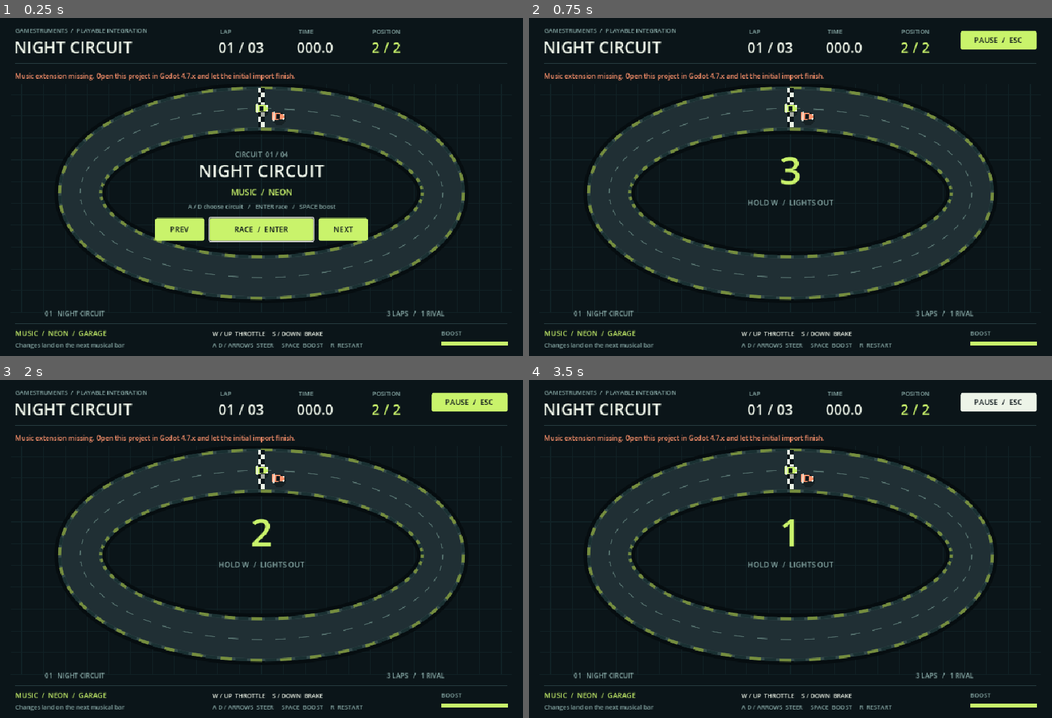
Above: before the commit, frames 1-4 (two rows, left to right).
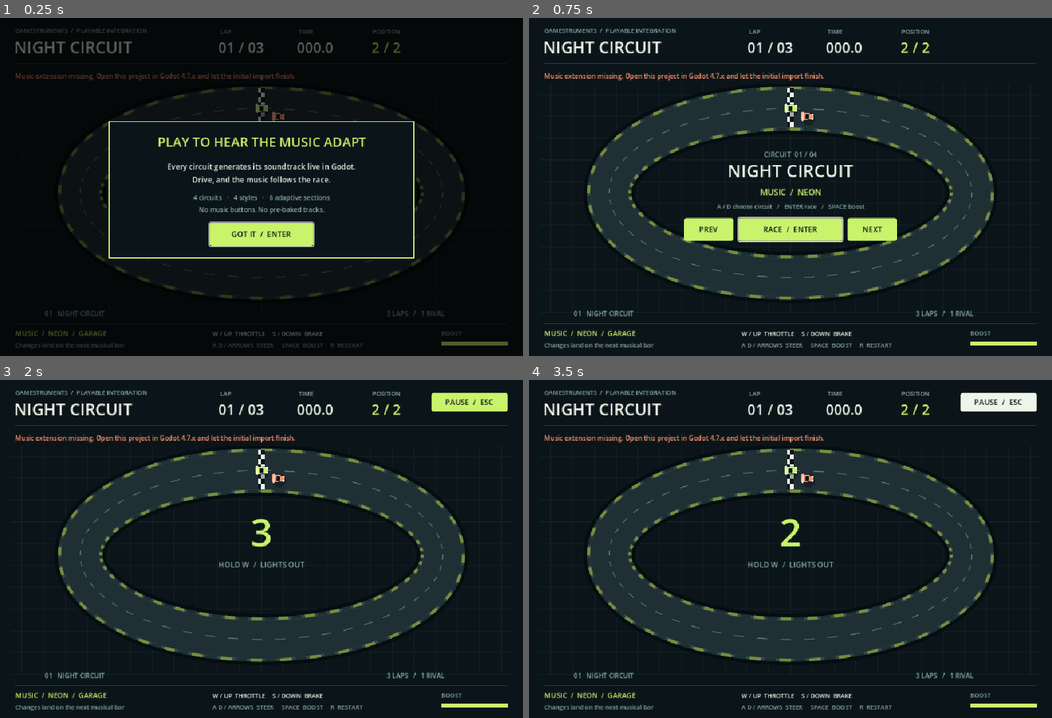
Above: after the commit, the same moments.

Repository: jfrader/gamestruments
Game: Godot game, scene res://kit_demo.tscn
The game is run twice, just before and just after one commit, with the same random seed, the same clock (stepped at 60 frames per second) and the same inputs.
Inputs (mouse positions are in pixels of both pictures, inside the frame that each line leads up to):
- Up to frame 1 (0.25 s): no input
- Up to frame 2 (0.75 s): click (790, 230) at 0.5 s, where only the run before the commit has a clickable "RACE / ENTER"
- Up to frame 3 (2 s): click (261, 592) at 1.25 s, where only the run after the commit has a clickable "RACE / ENTER"
- Up to frame 4 (3.5 s): click "PAUSE / ESC" at 2 s; click "RESUME / ESC" at 2.75 s

The runs differ from the first frame. In frame 1, 29% of the frame differs, in the area x 2-98%, y 3-98%; in frame 2, 4.8%; in frame 3, 0.1%; in frame 4, 0.2%.

Commit message:
Add a first-run intro card to the demo (GURI-564)

Diff:
--- a/kit/demo/kit_demo.gd
+++ b/kit/demo/kit_demo.gd
@@ -26,6 +26,8 @@
 var prev_button: Button
 var next_button: Button
 var pause_button: Button
+var intro_button: Button
+var intro_visible := true
 var hud: Control
 var font: Font
 
@@ -47,8 +49,10 @@
 	pause_button = _button("PAUSE  /  ESC", Vector2(792, 24), Vector2(140, 34))
 	pause_button.pressed.connect(toggle_pause)
 	pause_button.visible = false
+	intro_button = _button("GOT IT  /  ENTER", Vector2(385, 376), Vector2(190, 42))
+	intro_button.pressed.connect(dismiss_intro)
 	_set_circuit(0)
-	start_button.grab_focus()
+	intro_button.grab_focus()
 	get_window().focus_exited.connect(_on_focus_exited)
 	resized.connect(_layout)
 	_layout()
@@ -92,10 +96,18 @@
 
 
 func _tint_buttons() -> void:
-	for button in [start_button, prev_button, next_button, pause_button]:
+	for button in [start_button, prev_button, next_button, pause_button, intro_button]:
 		var normal := button.get_theme_stylebox("normal") as StyleBoxFlat
 		if normal != null:
 			normal.bg_color = accent
+
+
+func dismiss_intro() -> void:
+	if not intro_visible:
+		return
+	intro_visible = false
+	intro_button.release_focus()
+	start_button.grab_focus()
 
 
 func _on_prev_pressed() -> void:
@@ -138,6 +150,10 @@
 
 func _unhandled_key_input(event: InputEvent) -> void:
 	if not event.is_pressed() or event.is_echo():
+		return
+	if intro_visible:
+		if event.keycode in [KEY_ENTER, KEY_SPACE, KEY_ESCAPE, KEY_R]:
+			dismiss_intro()
 		return
 	if race.phase in ["garage", "finish"] and event.keycode in [KEY_A, KEY_LEFT]:
 		_set_circuit(circuit_index - 1)
@@ -152,6 +168,15 @@
 
 
 func _physics_process(delta: float) -> void:
+	if intro_visible:
+		start_button.visible = false
+		prev_button.visible = false
+		next_button.visible = false
+		pause_button.visible = false
+		intro_button.visible = true
+		queue_redraw()
+		return
+	intro_button.visible = false
 	if not paused:
 		var steering := float(Input.is_physical_key_pressed(KEY_D) or Input.is_physical_key_pressed(KEY_RIGHT)) - float(Input.is_physical_key_pressed(KEY_A) or Input.is_physical_key_pressed(KEY_LEFT))
 		race.step(delta, Input.is_physical_key_pressed(KEY_W) or Input.is_physical_key_pressed(KEY_UP), steering, Input.is_physical_key_pressed(KEY_SPACE), Input.is_physical_key_pressed(KEY_S) or Input.is_physical_key_pressed(KEY_DOWN))
@@ -206,6 +231,7 @@
 	_draw_car(race.progress, race.lane, race.heading, accent, race.boosting)
 	_draw_hud()
 	_draw_island()
+	_draw_intro()
 	draw_set_transform(Vector2.ZERO)
 
 
@@ -307,3 +333,16 @@
 		_centered(294, callout, 29, RIVAL if race.off_road() else accent)
 		_centered(327, "%03d" % int(race.speed / RaceModel.CRUISE_SPEED * 160), 36)
 		_centered(350, "KM/H  /  GRIP-ASSISTED STEERING", 11, MUTED)
+
+
+func _draw_intro() -> void:
+	if not intro_visible:
+		return
+	draw_rect(Rect2(0, 0, 960, 620), Color(0, 0, 0, 0.62))
+	draw_rect(Rect2(200, 190, 560, 250), BG)
+	draw_rect(Rect2(200, 190, 560, 250), accent, false, 2.0)
+	_centered(236, "PLAY TO HEAR THE MUSIC ADAPT", 24, accent)
+	_centered(278, "Every circuit generates its soundtrack live in Godot.", 14, INK)
+	_centered(302, "Drive, and the music follows the race.", 14, INK)
+	_centered(334, "4 circuits   ·   4 styles   ·   6 adaptive sections", 12, MUTED)
+	_centered(356, "No music buttons. No pre-baked tracks.", 12, MUTED)
--- a/kit/demo/tools/gameplay_smoke.gd
+++ b/kit/demo/tools/gameplay_smoke.gd
@@ -66,6 +66,10 @@
 		_check(demo.music.error_message.is_empty(), "Demo music failed to initialize")
 		_check(demo.find_children("*", "GamestrumentsPlayer", true, false).size() == 1, "Demo must own exactly one music player")
 	_check(demo.find_children("*", "LineEdit", true, false).is_empty(), "Gameplay must not be a generation form")
+	_check(demo.intro_visible, "Demo must explain its point on launch")
+	await _capture("00-intro.png")
+	await _click(demo.intro_button)
+	_check(not demo.intro_visible, "Intro must dismiss on its button")
 	_check(demo.CIRCUITS.size() == 4, "Demo must expose four circuits")
 	var circuit_styles := {}
 	for entry in demo.CIRCUITS:
Not shown, changed: CHANGELOG.md
Not shown, changed: docs/kit-contract.md
Not shown, changed: docs/kit-qa-runbook.md
Not shown, changed: kit/demo/README.md
